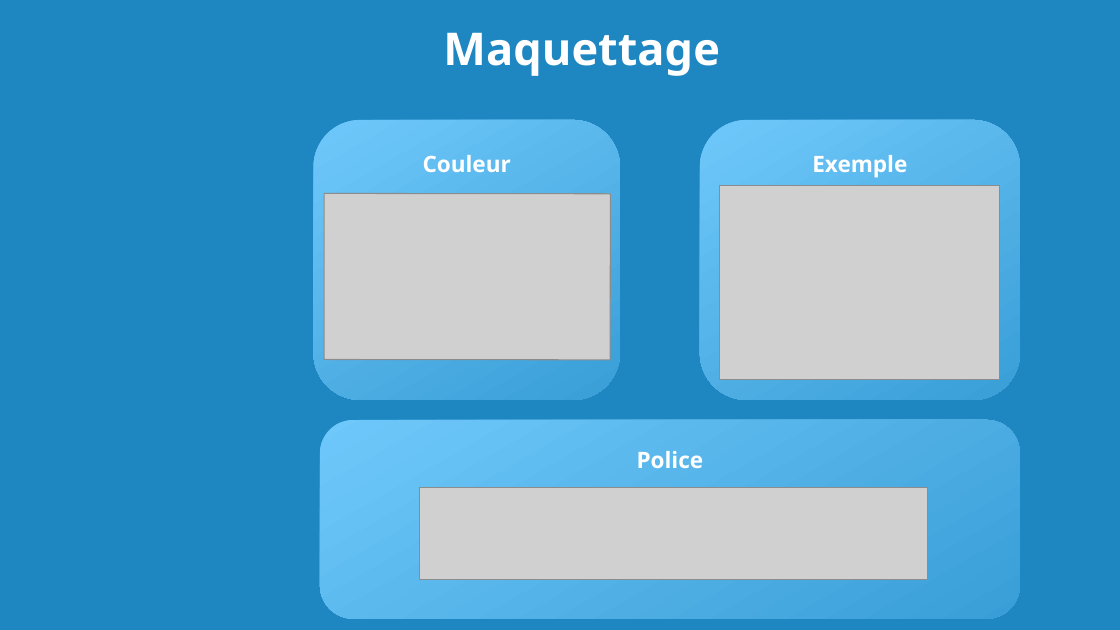
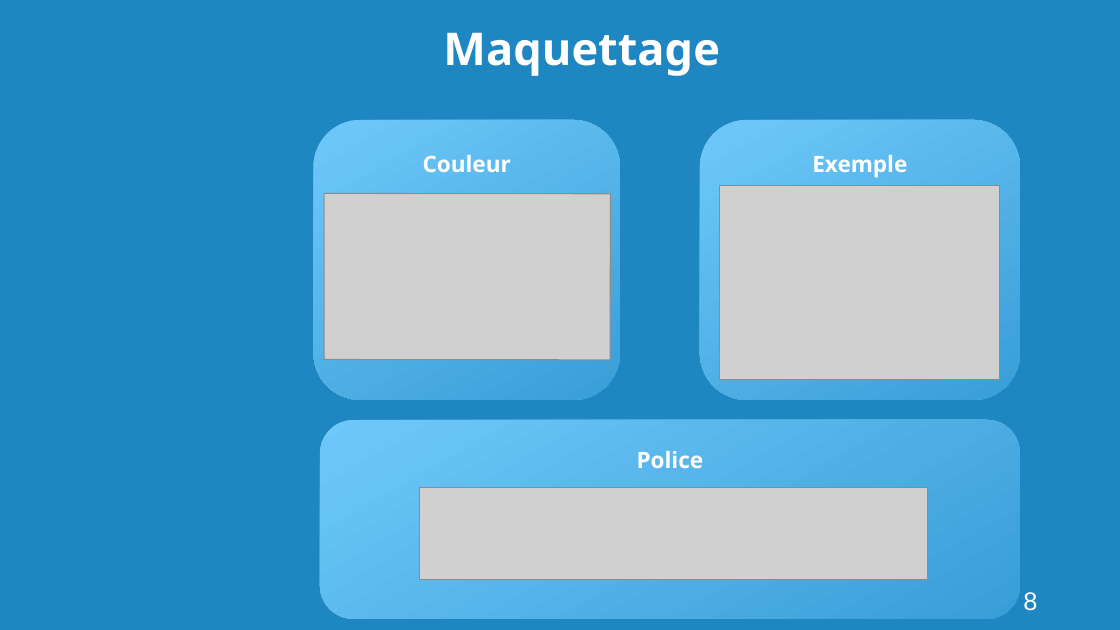
Before and after one commit to Georgie1502/Dossier, a slide deck: slide 8 of 3_Mon_Projet_Fil_Rouge/1_Cahier_des_charges/Presentation Batimelles.odp (slide 10 before the commit). Drawn at 1120x630 pixels with LibreOffice and Linux fonts; fonts in the diff are those of the drawing; grey boxes stand for pictures; background and template pictures are left out. Boxes give left, top, right and bottom in pixels: in the first picture for what was removed or moved away, otherwise in the second. Text is boxed around its words. In the diff, an @@ line names an element or a change of style, - is before the commit and + after.

```diff
--- a/3_Mon_Projet_Fil_Rouge/1_Cahier_des_charges/Presentation Batimelles.odp
+++ b/3_Mon_Projet_Fil_Rouge/1_Cahier_des_charges/Presentation Batimelles.odp
@@ page number added at [1023, 592, 1037, 611], 18 pt, text #FFFFFF @@
+8
```
Also in this commit, not shown: 11 other slides changed, 1 slide added, 4 slides removed, 8 other files.
